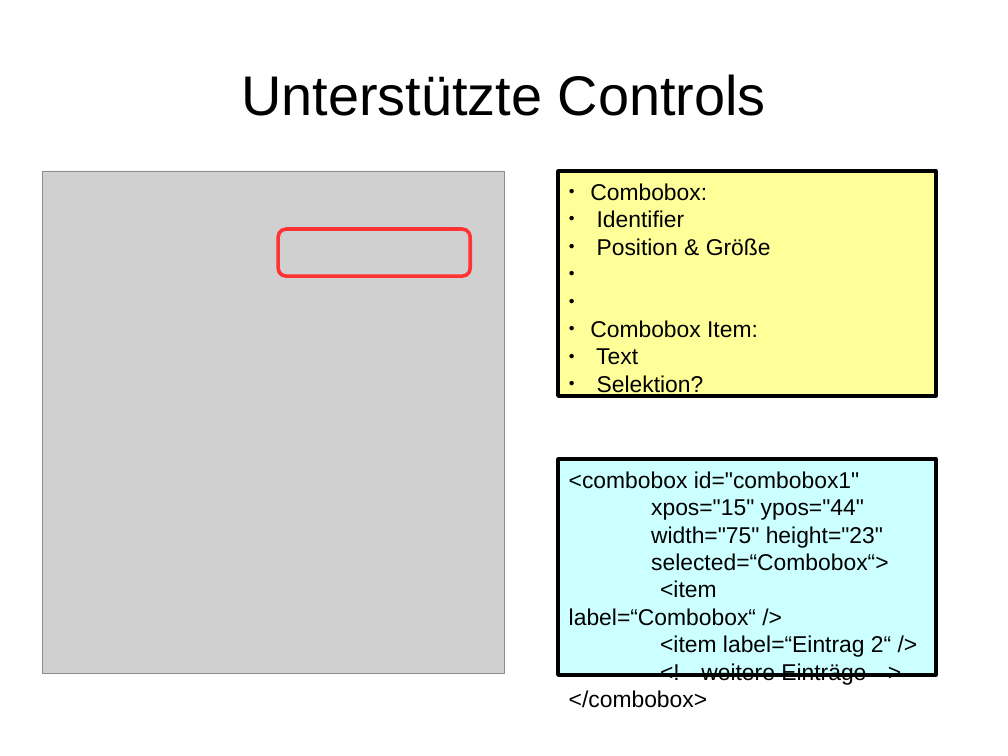
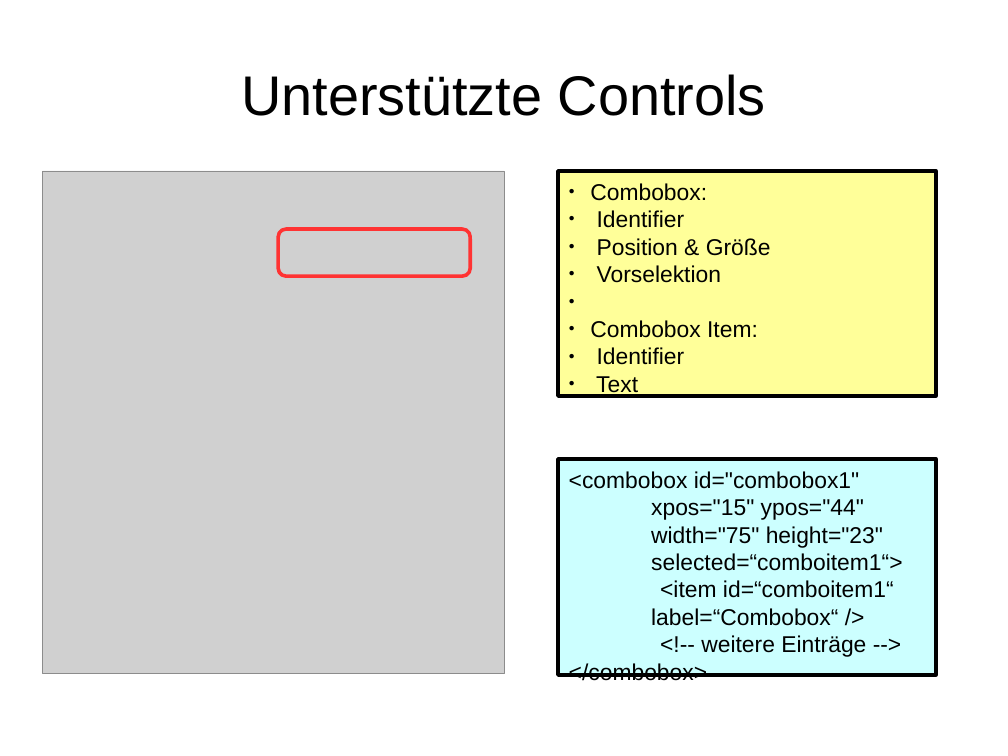
Before and after one commit to hheimbuerger/yaxgl, a slide deck: slide 18 of documents/Praesentationen/Praesentation XML-GUI.odp (slide 20 before the commit). Drawn at 1008x756 pixels with LibreOffice and Linux fonts; fonts in the diff are those of the drawing; grey boxes stand for pictures; background and template pictures are left out. Boxes give left, top, right and bottom in pixels: in the first picture for what was removed or moved away, otherwise in the second. Text is boxed around its words. In the diff, an @@ line names an element or a change of style, - is before the commit and + after.

```diff
--- a/documents/Praesentationen/Praesentation XML-GUI.odp
+++ b/documents/Praesentationen/Praesentation XML-GUI.odp
@@ text in rectangle at [597,265,721,283]: paragraph added @@
+● Vorselektion
@@ text in rectangle at [597,347,685,365]: paragraph added @@
+● Identifier
@@ text in rectangle at [597,375,704,397]: paragraph removed @@
-● Selektion?
@@ text in rectangle at [651,553,902,626]: text changed @@
-selected=“Combobox“>
-<item label=“Combobox“ />
-<item label=“Eintrag 2“ />
+selected=“comboitem1“>
+<item id=“comboitem1“
+label=“Combobox“ />
```
Also in this commit, not shown: 4 other slides changed, 3 slides added.
